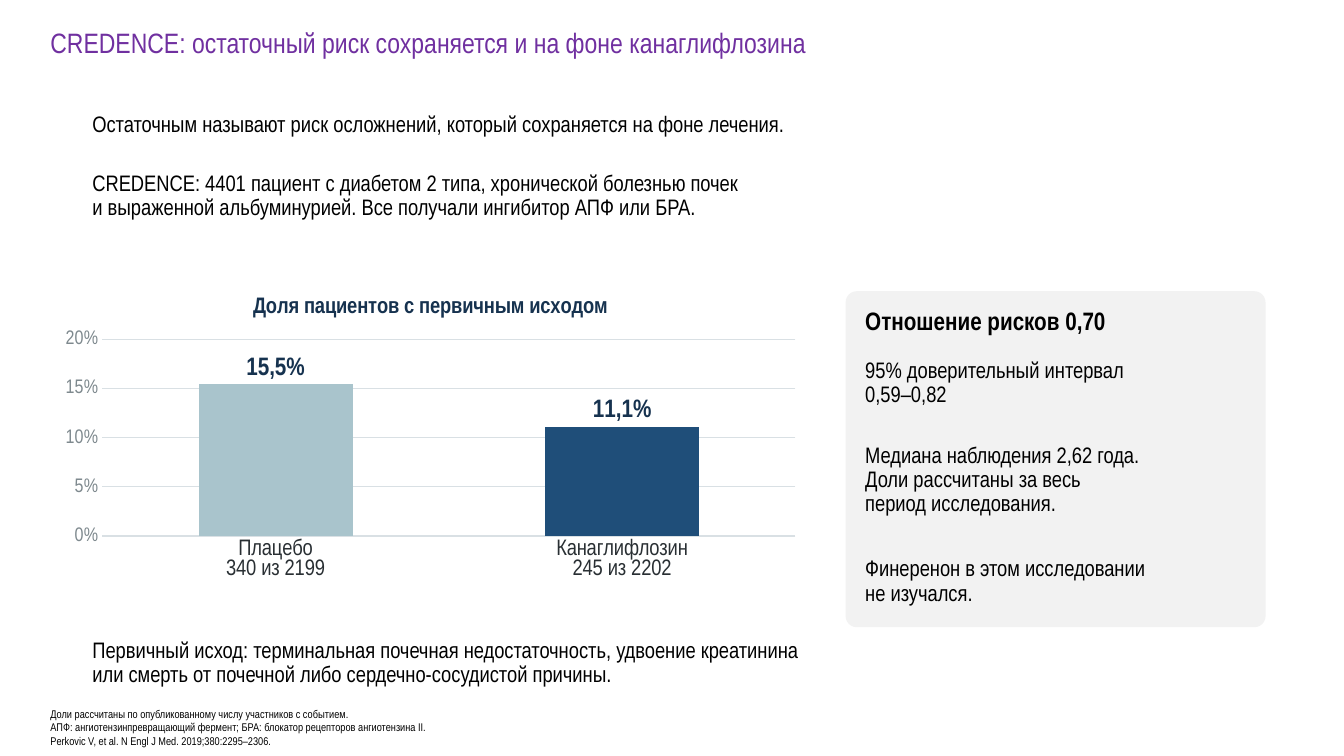
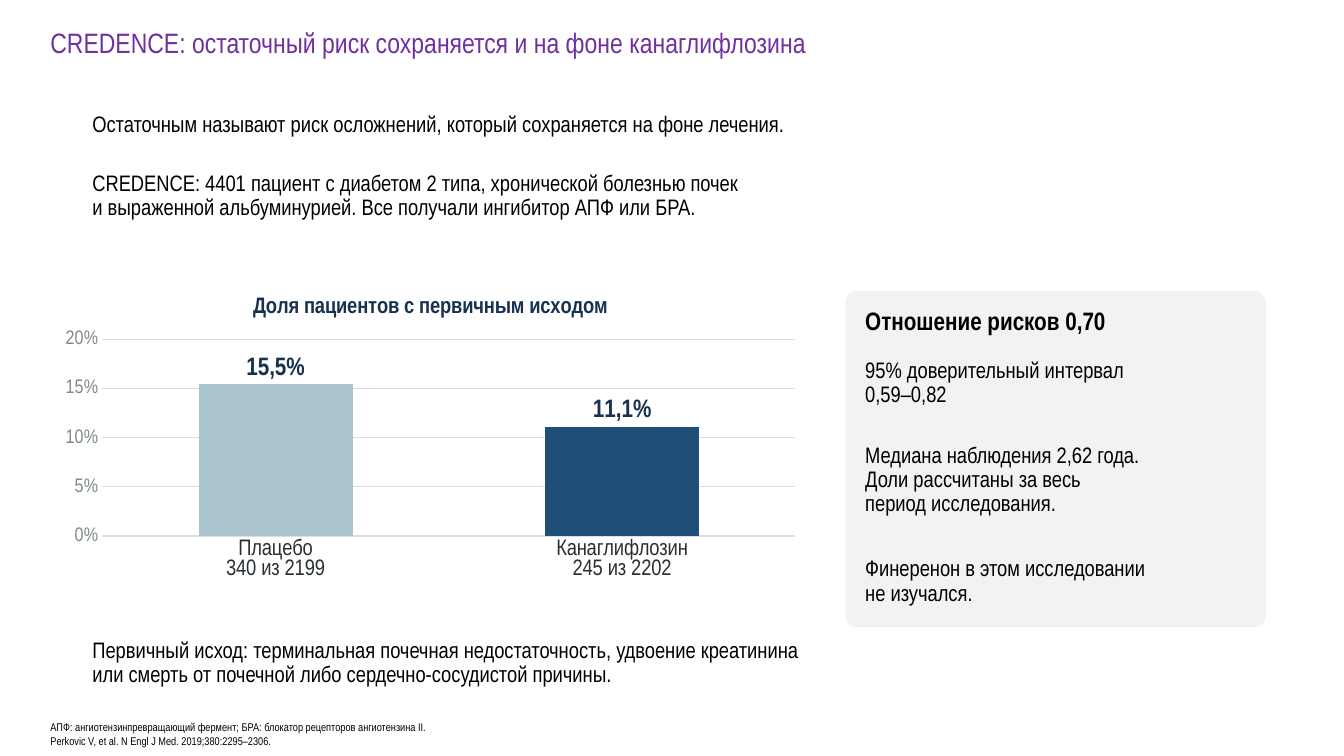
Before and after one commit to drabdulbosit1-eng/my-test-cloud, a slide deck: slide 13 of finerenone/Finerenone_Levin_reviewed.pptx. Drawn at 1344x756 pixels with LibreOffice and Linux fonts; fonts in the diff are those of the drawing. Boxes give left, top, right and bottom in pixels: in the first picture for what was removed or moved away, otherwise in the second. Text is boxed around its words. In the diff, an @@ line names an element or a change of style, - is before the commit and + after.

```diff
--- a/finerenone/Finerenone_Levin_reviewed.pptx
+++ b/finerenone/Finerenone_Levin_reviewed.pptx
@@ text at box(50, 710, 348, 721): paragraph removed @@
-Доли рассчитаны по опубликованному числу участников с событием.
@@ text "АПФ: ангиотензинпревращающий фермент; БРА: блокатор ...": place and size @@
-text "АПФ: ангиотензинпревращающий фермент; БРА: блокатор ..." at box(50, 710, 426, 748)
+text "АПФ: ангиотензинпревращающий фермент; БРА: блокатор ..." at box(50, 723, 426, 748)
```
Also in this commit, not shown: 24 other slides changed, 1 other file.
